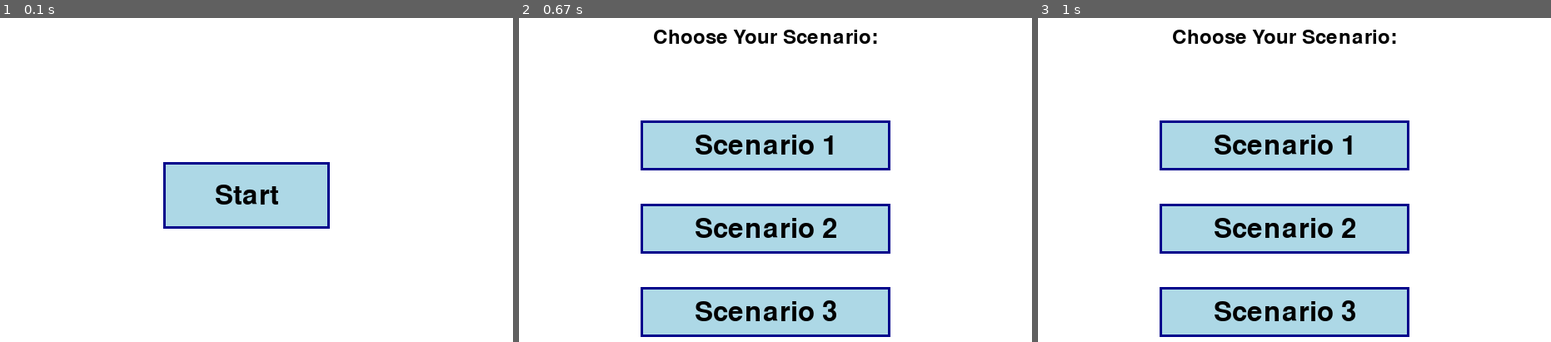
Above: before the commit, frames 1-3 (left to right).
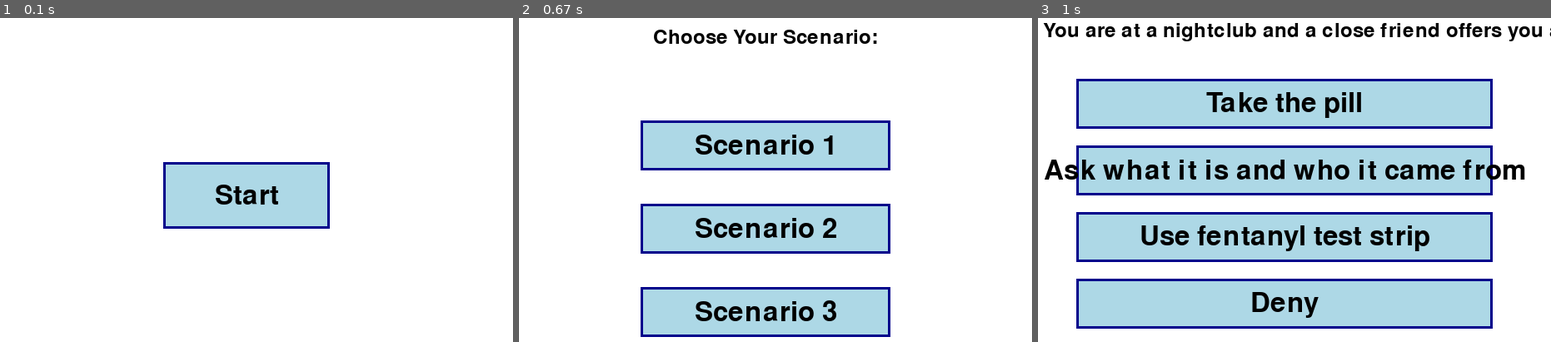
Above: after the commit, the same moments.

Repository: 19662005/CSProject2
Game: pygame game, started from pygameinstall.py
Same seed, same stepped clock (60 frames per second), same inputs: the game is played once before the commit and once after it.
Inputs (mouse positions are in pixels of both pictures, inside the frame that each line leads up to):
- Up to frame 1 (0.1 s): no input
- Up to frame 2 (0.67 s): click (765, 196) at 0.38 s
- Up to frame 3 (1 s): click "Scenario 1" at 0.72 s

Frames 1-2 are identical in both runs. In frame 3, 47% of the frame differs, in the area x 0-100%, y 1-99%.

Commit message:
start to Scenario 1
molly, 2 hours, coded the question, buttons, and options for first question in scenario 1

Diff:
--- a/pygameinstall.py
+++ b/pygameinstall.py
@@ -23,6 +23,7 @@
 # Setting up the game screens (also called states), which we'll use to help track what we are displaying and so that things aren't played all at once
 START_SCREEN = "start"
 SCENARIO_SELECT = "select"
+SCENARIO_1_SCREEN = "scenario_1"
 current_screen = START_SCREEN
 
 #setting up 'buttons' - these are the clickable areas on the screen that will take you to different screens
@@ -48,11 +49,11 @@
 
 #Later on this is where the code for the actual scenes of each scenario will go
 def scenario_1():
-    print("Scenario 1 selected")
+    global current_screen
+    current_screen = SCENARIO_1_SCREEN
 
 def scenario_2():
     print("Scenario 2 selected")
-
 def scenario_3():
     print("Scenario 3 selected")
 
@@ -63,7 +64,37 @@
     Button("Scenario 2", WIDTH//2 - 150, 250, 300, 60, scenario_2),
     Button("Scenario 3", WIDTH//2 - 150, 350, 300, 60, scenario_3),
 ]
+#set up scenario 1
+question = "You are at a nightclub and a close friend offers you a pill. What do you do?"
+selected_option = None
+feedback = ""
+options = [
+    "Take the pill"
+    "Ask what it is and who it came from"
+    "Use a fentanyl test strip"
+    "Deny"
+]
 
+#create responses given the player's choice
+def option_selected(index):
+    global selected_option, feedback
+    selected_option = index
+    if index == 0:
+        feedback = "This puts you at a large risk for fentanyl or other unknown drug overdose. Always ask what the source of the drug is and always test with a fentanyl test strip."
+    elif index == 1:
+        feedback = "Good job asking the source!"
+    elif index == 2:
+        feedback = "Great job using the strip. The test came back positive and you just saved your life."
+    elif index == 3:
+        feedback = "Great job standing strong. If you are not comfortable with a substance - do not take it!"
+
+#Create the buttons for scenario 1
+scenario_1_buttons = [
+    Button ("Take the pill", WIDTH//2 - 250, 100, 500, 60, lambda: option_selected (0)),
+    Button ("Ask what it is and who it came from", WIDTH//2 - 250, 180, 500, 60, lambda:option_selected(1)),
+    Button ("Use fentanyl test strip", WIDTH // 2 - 250, 260, 500, 60, lambda: option_selected (2)),
+    Button ("Deny", WIDTH // 2 - 250, 340, 500, 60, lambda: option_selected (3)),
+]
 
 running = True #keeps running the game until you close it.
 while running:
@@ -89,6 +120,14 @@
         screen.blit(title_surf, title_rect)
         for button in scenario_buttons:
             button.draw(screen)
+    elif current_screen == SCENARIO_1_SCREEN:
+        question_surf = small_font.render (question, True, BLACK)
+        screen.blit (question_surf, (30, 30))
+        for button in scenario_1_buttons:
+            button.draw(screen)
+        if selected_option is not None:
+            feedback_surf = small_font.render (feedback, True, BLACK)
+            screen.blit (feedback_surf, (30, 430))
     pygame.display.update()
 
 pygame.quit()
--- /dev/null
+++ b/untitled0.py
@@ -0,0 +1,11 @@
+#!/usr/bin/env python3
+# -*- coding: utf-8 -*-
+"""
+Created on Wed Apr 23 14:07:30 2025
+
+@author: mollyseidel
+"""
+
+
+
+pip3installpygame
